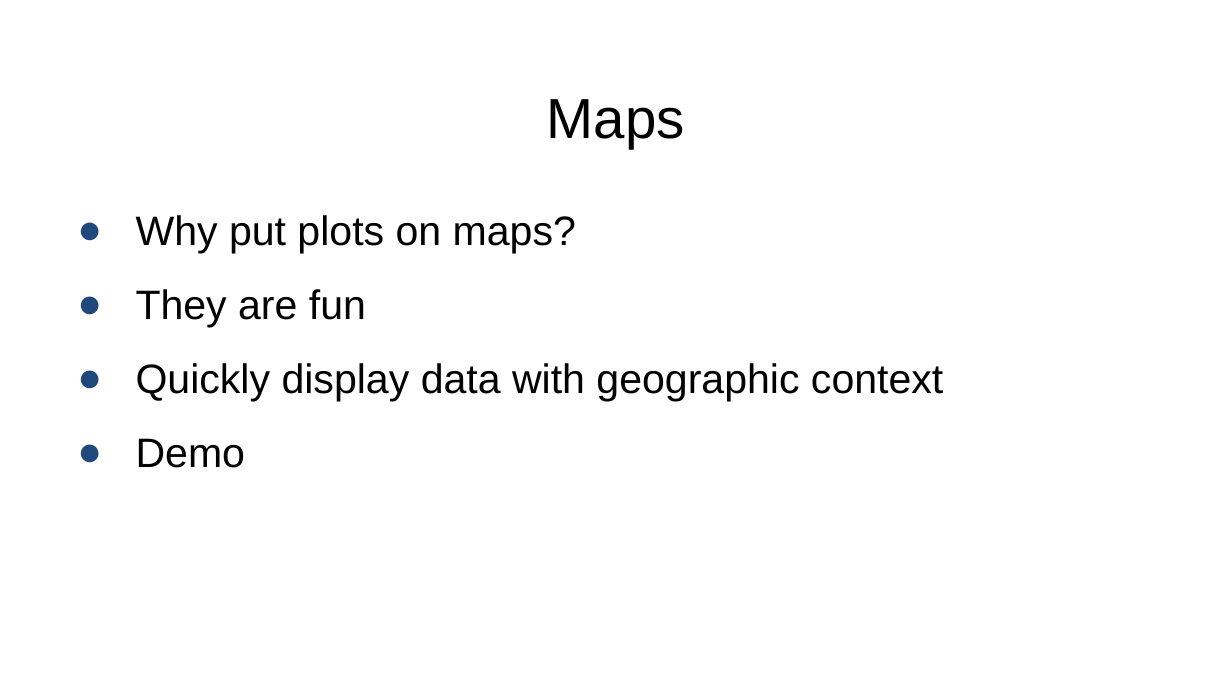
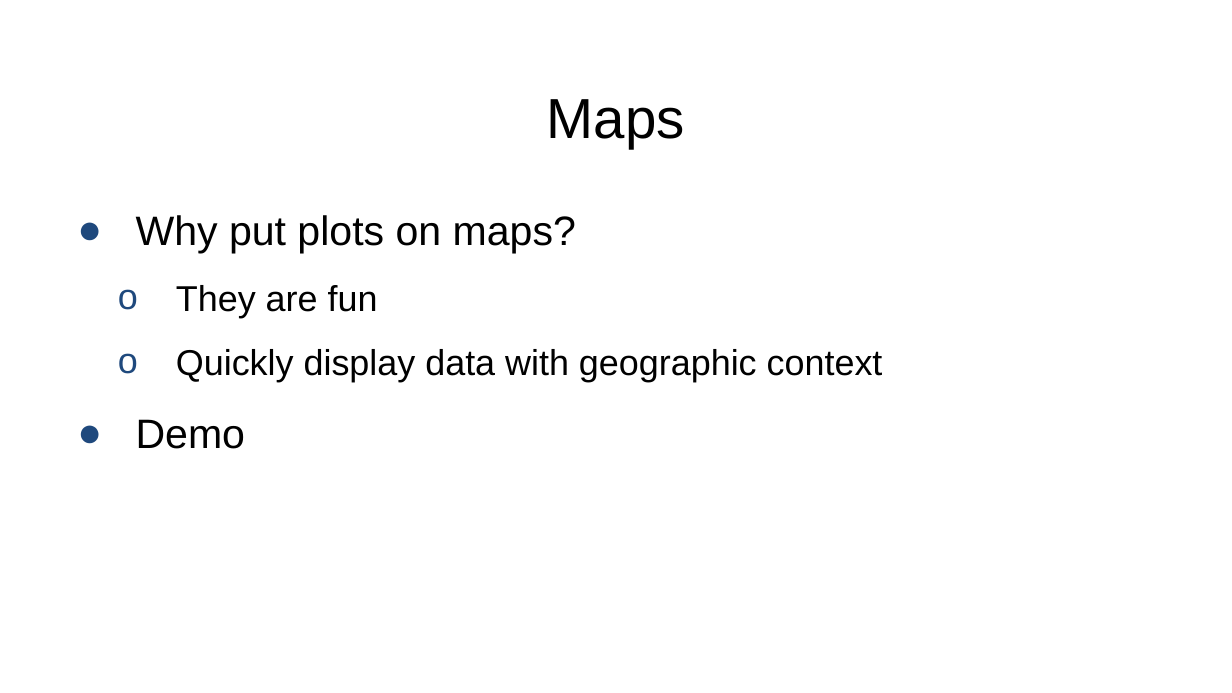
Before and after one commit to gwgarrison/rmoug_2015, a slide deck: slide 22 of garrison_presentation.pptx (slide 21 before the commit). Drawn at 1232x693 pixels with LibreOffice and Linux fonts; fonts in the diff are those of the drawing; background and template pictures are left out. Boxes give left, top, right and bottom in pixels: in the first picture for what was removed or moved away, otherwise in the second. Text is boxed around its words. In the diff, an @@ line names an element or a change of style, - is before the commit and + after.

```diff
--- a/garrison_presentation.pptx
+++ b/garrison_presentation.pptx
@@ text at [176,285,883,382]: size 24 to 21 pt in "They are fun", "Quickly display data with geographic context"; bullet ● to o; list level 1 to 2 in "They are fun"; list level 1 to 2 in "Quickly display data with geographic ..." @@
```
Also in this commit, not shown: 6 other slides changed, 2 slides added, 1 slide removed, 5 other files.
